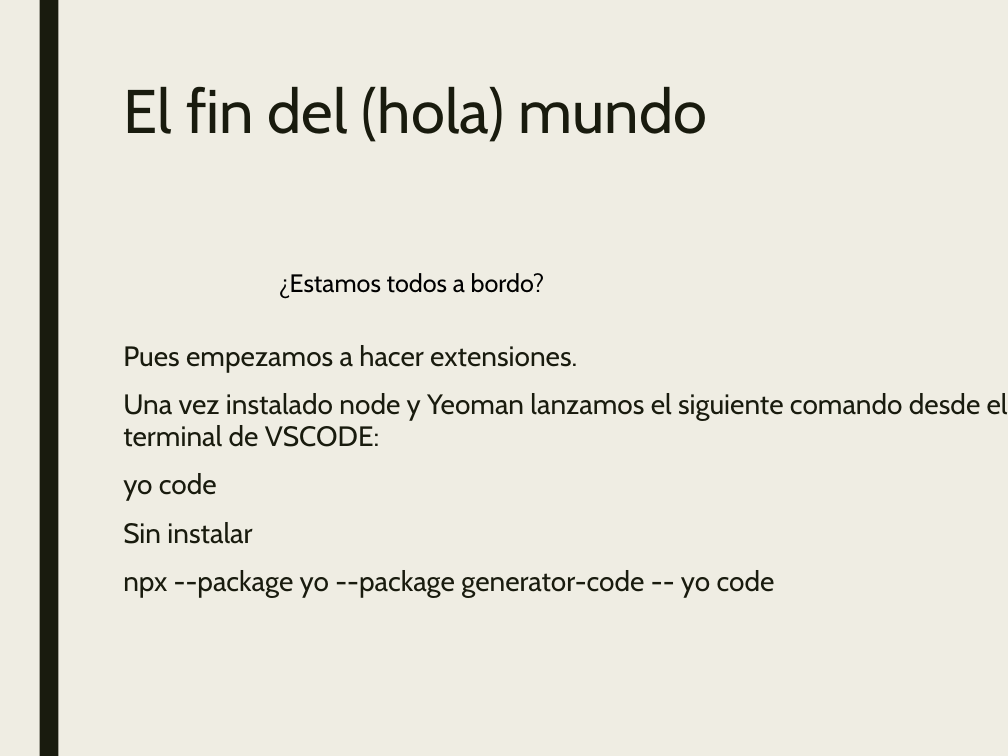
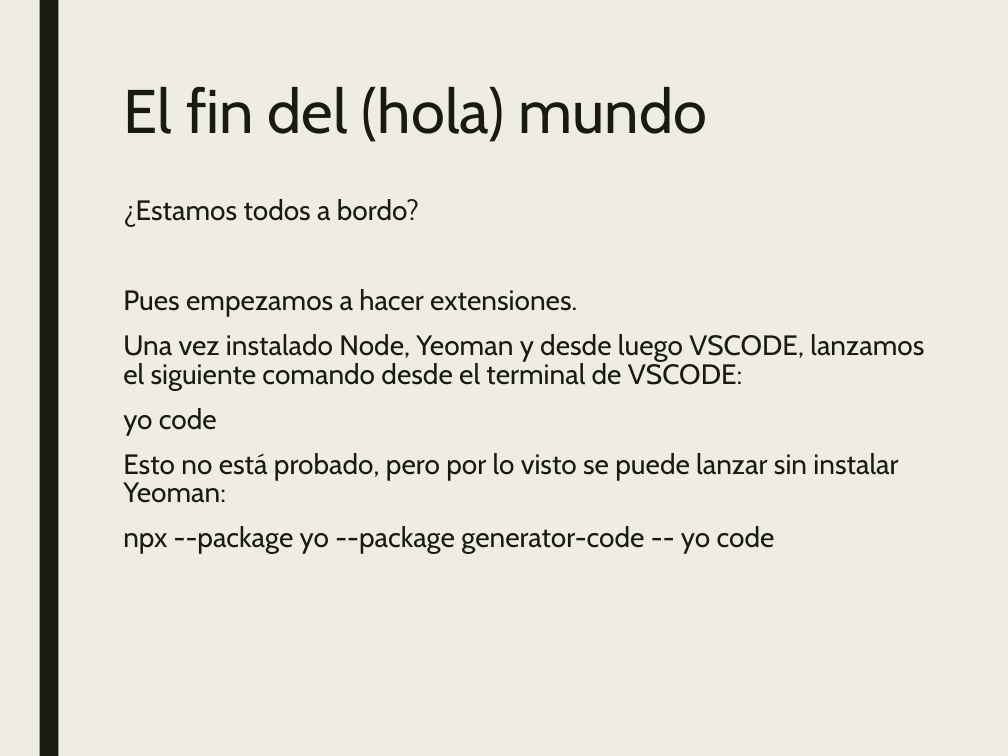
Before and after one commit to JalmarazMartn/dotnetrioja1, a slide deck: slide 19 of VSCODE Extensiones.ppt. Drawn at 1008x756 pixels with LibreOffice and Linux fonts; fonts in the diff are those of the drawing. Boxes give left, top, right and bottom in pixels: in the first picture for what was removed or moved away, otherwise in the second. Text is boxed around its words. In the diff, an @@ line names an element or a change of style, - is before the commit and + after.

Commit message:
PPT

```diff
--- a/VSCODE Extensiones.ppt
+++ b/VSCODE Extensiones.ppt
@@ text "¿Estamos todos a bordo?" moved from (x1=123, y1=345, x2=1008, y2=597) to (x1=123, y1=199, x2=924, y2=553) @@
@@ text at (x1=123, y1=199, x2=419, y2=227): paragraph added @@
+¿Estamos todos a bordo?
@@ text at (x1=123, y1=289, x2=775, y2=553): line spacing 0.94 to 0.84 @@
@@ text removed at (x1=279, y1=273, x2=545, y2=299) @@
-¿Estamos todos a bordo?
@@ text at (x1=123, y1=334, x2=924, y2=390): text changed @@
-Una vez instalado node y Yeoman lanzamos el siguiente comando desde el terminal de VSCODE:
+Una vez instalado Node, Yeoman y desde luego VSCODE, lanzamos el siguiente comando desde el terminal de VSCODE:
@@ text at (x1=123, y1=453, x2=898, y2=503): text changed @@
-Sin instalar
+Esto no está probado, pero por lo visto se puede lanzar sin instalar Yeoman:
```
Also in this commit, not shown: 3 other slides changed.
